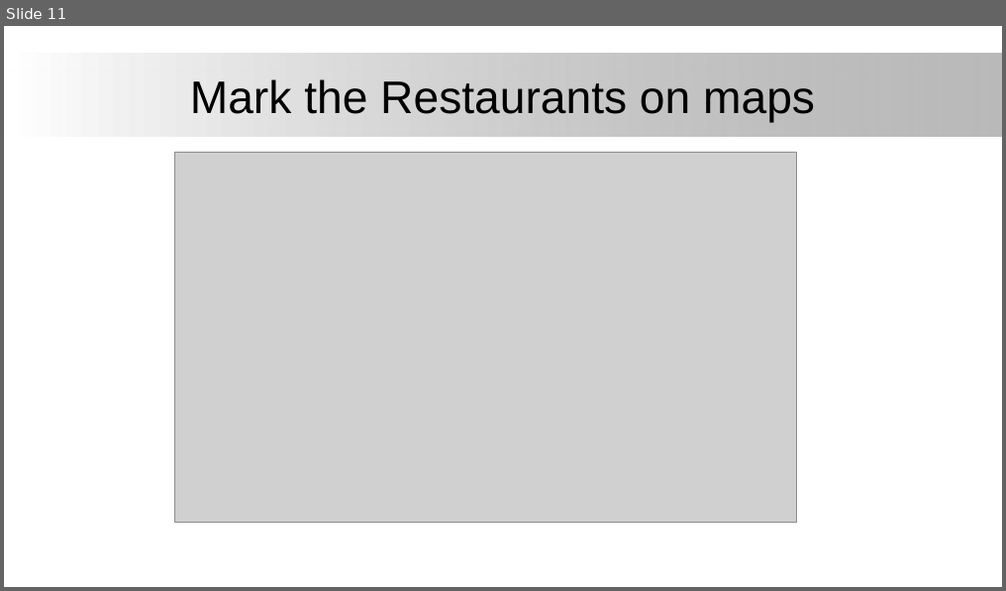
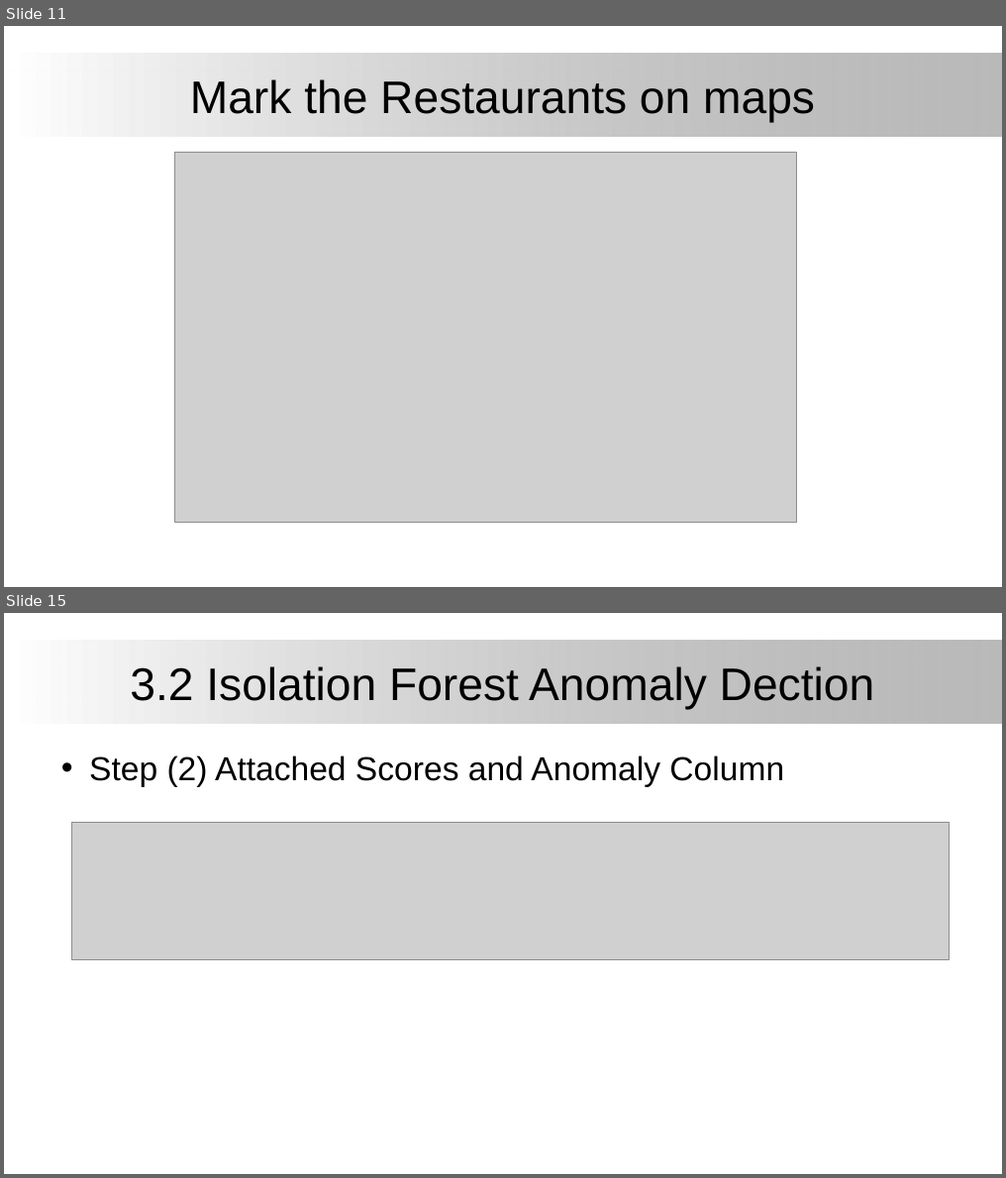
Before and after one commit to BinYuOnCa/Coursera, a slide deck: IBM_DataScience/AppliedDataScienceCapstone/Assignments/Business Location Explore in Toronto.pptx. Shown one above the other, each under a label of ours: slide 11 before the commit, slides 11 and 15 after it; the slides between them are not shown. The pictures are 1006x591 and 1006x1178 pixels, drawn with LibreOffice and Linux fonts; fonts in the diff are those of the drawing; grey boxes stand for pictures; background and template pictures are left out. Boxes give left, top, right and bottom in pixels: in the first picture for what was removed or moved away, otherwise in the second. Text is boxed around its words. In the diff, an @@ line names an element or a change of style, - is before the commit and + after.

```diff
--- a/IBM_DataScience/AppliedDataScienceCapstone/Assignments/Business Location Explore in Toronto.pptx
+++ b/IBM_DataScience/AppliedDataScienceCapstone/Assignments/Business Location Explore in Toronto.pptx
@@ slide 15 added at box(4, 613, 1002, 1174), background #FFFFFF; not listed: 1 template element that a slide beside it also shows @@
@@ title added at box(130, 666, 875, 710), 44 pt, text #000000 @@
+3.2 Isolation Forest Anomaly Dection
@@ text added at box(89, 756, 784, 787), 32 pt, text #000000 @@
+• Step (2) Attached Scores and Anomaly Column
@@ picture added at box(72, 823, 949, 960) @@
```
Also in this commit, not shown: 8 slides changed, 3 other slides added.
